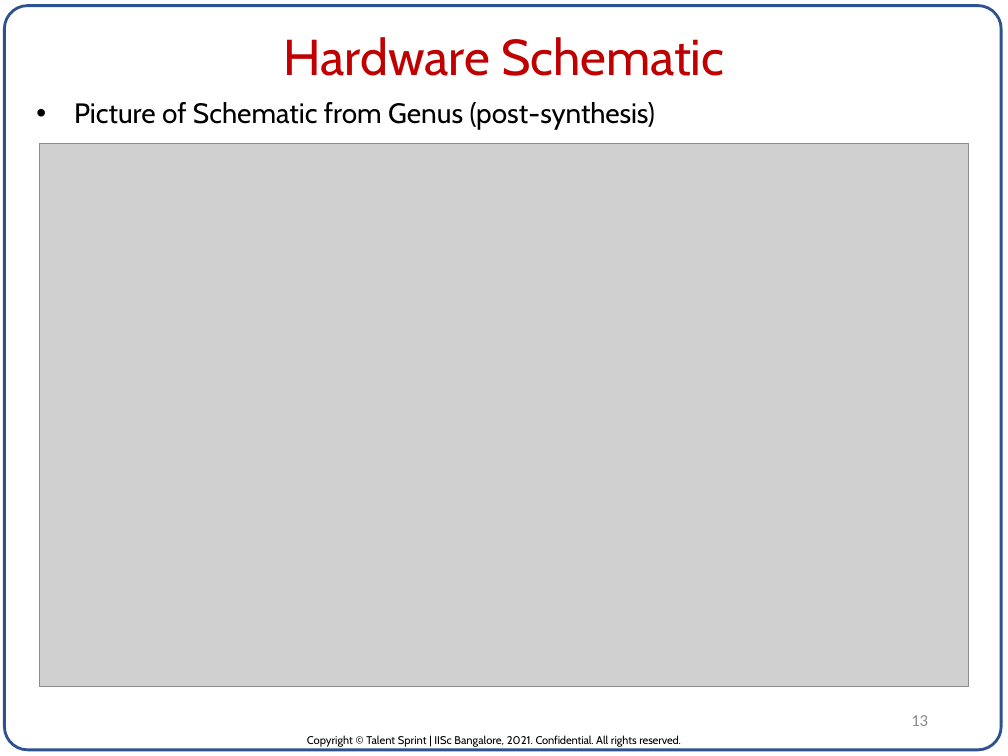
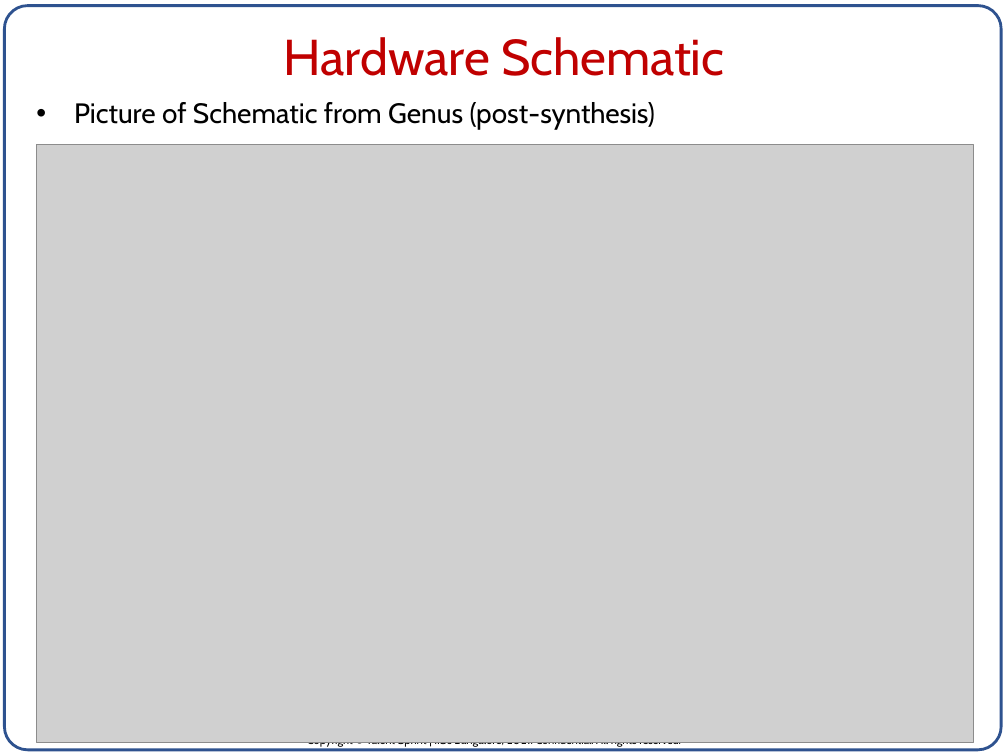
Before and after one commit to pvrajeshkumar/IISC_DVLSI_ML_Project, a slide deck: slide 13 of Project_Report/ASIC for Neural Network inference_P_V_Rajesh_Kumar.pptx. Drawn at 1008x756 pixels with LibreOffice and Linux fonts; fonts in the diff are those of the drawing; grey boxes stand for pictures. Boxes give left, top, right and bottom in pixels: in the first picture for what was removed or moved away, otherwise in the second. Text is boxed around its words. In the diff, an @@ line names an element or a change of style, - is before the commit and + after.

Commit message:
Updated Project report with Post-Synthesis schematic again.

```diff
--- a/Project_Report/ASIC for Neural Network inference_P_V_Rajesh_Kumar.pptx
+++ b/Project_Report/ASIC for Neural Network inference_P_V_Rajesh_Kumar.pptx
@@ picture: place and size @@
-picture at box(39, 144, 969, 687)
+picture at box(36, 144, 973, 742)
@@ page number removed at box(911, 715, 928, 726) @@
-13
```
